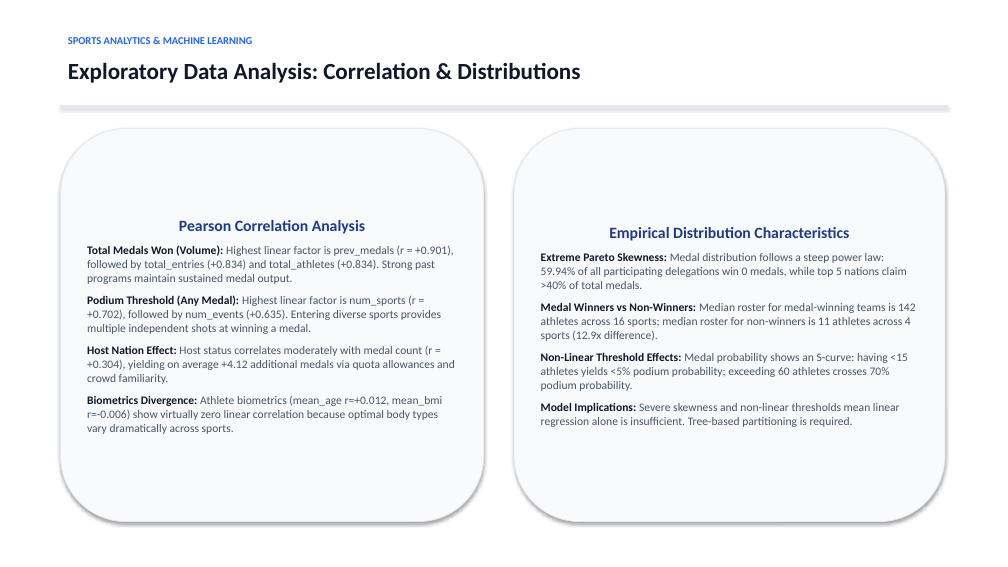
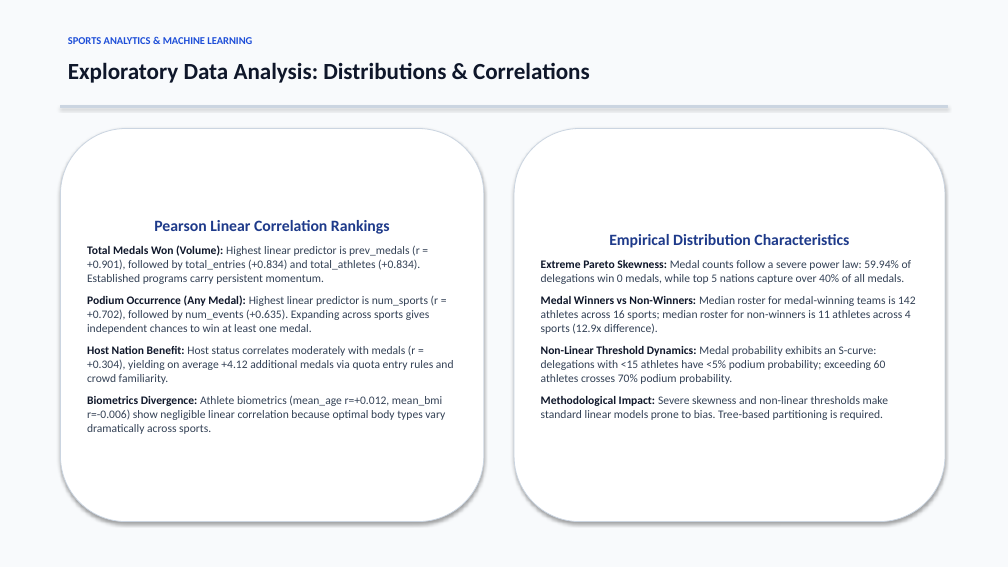
Before and after one commit to Virshin1/Team-Performance-Analysis, a slide deck: slide 5 of Olympic_Team_Performance_Presentation.pptx. Drawn at 1008x567 pixels with LibreOffice and Linux fonts; fonts in the diff are those of the drawing. Boxes give left, top, right and bottom in pixels: in the first picture for what was removed or moved away, otherwise in the second. Text is boxed around its words. In the diff, an @@ line names an element or a change of style, - is before the commit and + after.

Commit message:
Update presentation with explicit high contrast styling and finalize submission-grade academic project report

```diff
--- a/Olympic_Team_Performance_Presentation.pptx
+++ b/Olympic_Team_Performance_Presentation.pptx
@@ rectangle added at (0,0,1008,567), fill #F8FAFC @@
@@ text "SPORTS ANALYTICS & MACHINE LEARNING" at (68,37,252,44): text colour #2563EB to #1D4ED8 @@
@@ text at (68,62,590,83): text changed @@
-Exploratory Data Analysis: Correlation & Distributions
+Exploratory Data Analysis: Distributions & Correlations
@@ rectangle at (60,106,948,107): fill #E2E8F0 to #CBD5E1; outline #E2E8F0 0.75 pt to #CBD5E1 0.75 pt @@
@@ rounded rectangle "Pearson Linear Correlation Rankings" at (60,129,484,522): fill #F8FAFC to #FFFFFF; outline #E2E8F0 0.75 pt to #CBD5E1 0.75 pt @@
@@ rounded rectangle "Empirical Distribution Characteristics" at (514,129,945,522): fill #F8FAFC to #FFFFFF; outline #E2E8F0 0.75 pt to #CBD5E1 0.75 pt @@
@@ text in rounded rectangle at (87,220,454,434): text changed; text colour #475569 to #334155 @@
-Pearson Correlation Analysis
-Total Medals Won (Volume): Highest linear factor is prev_medals (r = +0.901), followed by total_entries (+0.834) and total_athletes (+0.834). Strong past programs maintain sustained medal output.
-Podium Threshold (Any Medal): Highest linear factor is num_sports (r = +0.702), followed by num_events (+0.635). Entering diverse sports provides multiple independent shots at winning a medal.
-Host Nation Effect: Host status correlates moderately with medal count (r = +0.304), yielding on average +4.12 additional medals via quota allowances and crowd familiarity.
-Biometrics Divergence: Athlete biometrics (mean_age r=+0.012, mean_bmi r=-0.006) show virtually zero linear correlation because optimal body types vary dramatically across sports.
+Pearson Linear Correlation Rankings
+Total Medals Won (Volume): Highest linear predictor is prev_medals (r = +0.901), followed by total_entries (+0.834) and total_athletes (+0.834). Established programs carry persistent momentum.
+Podium Occurrence (Any Medal): Highest linear predictor is num_sports (r = +0.702), followed by num_events (+0.635). Expanding across sports gives independent chances to win at least one medal.
+Host Nation Benefit: Host status correlates moderately with medals (r = +0.304), yielding on average +4.12 additional medals via quota entry rules and crowd familiarity.
+Biometrics Divergence: Athlete biometrics (mean_age r=+0.012, mean_bmi r=-0.006) show negligible linear correlation because optimal body types vary dramatically across sports.
@@ text in rounded rectangle at (541,260,912,284): text changed; text colour #475569 to #334155 @@
-Extreme Pareto Skewness: Medal distribution follows a steep power law: 59.94% of all participating delegations win 0 medals, while top 5 nations claim >40% of total medals.
+Extreme Pareto Skewness: Medal counts follow a severe power law: 59.94% of delegations win 0 medals, while top 5 nations capture over 40% of all medals.
@@ text in rounded rectangle at (541,296,916,334): text colour #475569 to #334155 in "Median roster for medal-winning teams is 142 ..." @@
@@ text in rounded rectangle at (541,346,888,420): text changed; text colour #475569 to #334155 @@
-Non-Linear Threshold Effects: Medal probability shows an S-curve: having <15 athletes yields <5% podium probability; exceeding 60 athletes crosses 70% podium probability.
-Model Implications: Severe skewness and non-linear thresholds mean linear regression alone is insufficient. Tree-based partitioning is required.
+Non-Linear Threshold Dynamics: Medal probability exhibits an S-curve: delegations with <15 athletes have <5% podium probability; exceeding 60 athletes crosses 70% podium probability.
+Methodological Impact: Severe skewness and non-linear thresholds make standard linear models prone to bias. Tree-based partitioning is required.
```
Also in this commit, not shown: 11 other slides changed, 1 other file.
